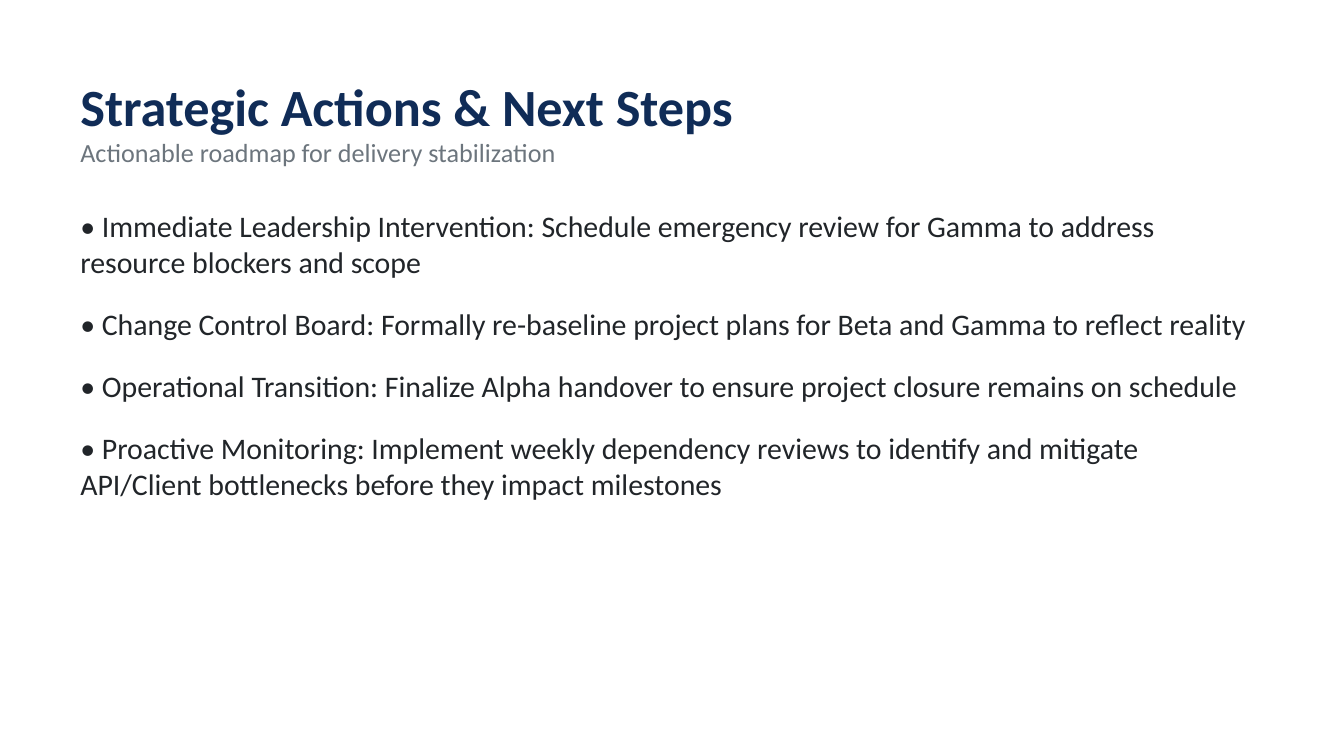
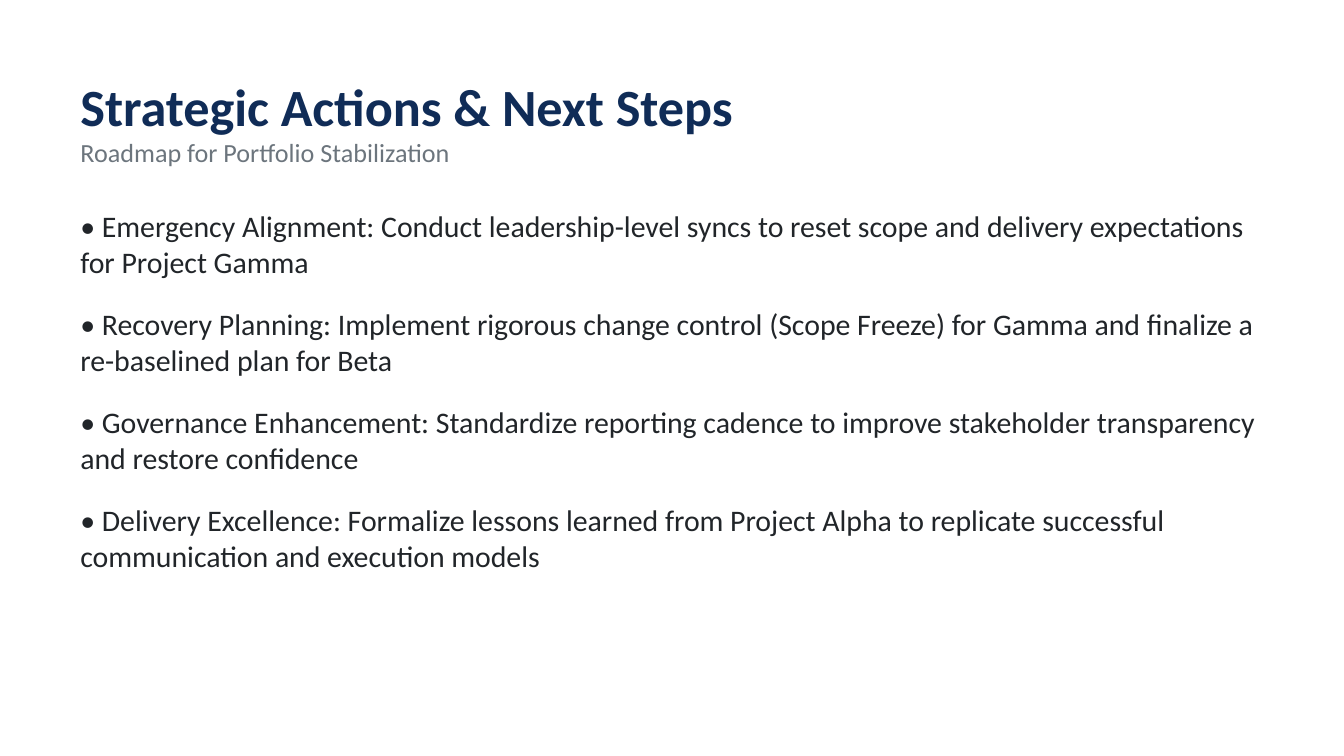
Before and after one commit to Faiz1314/project-health-agent1, a slide deck: slide 6 of outputs/Monthly_Executive_Report.pptx. Drawn at 1344x756 pixels with LibreOffice and Linux fonts; fonts in the diff are those of the drawing. Boxes give left, top, right and bottom in pixels: in the first picture for what was removed or moved away, otherwise in the second. Text is boxed around its words. In the diff, an @@ line names an element or a change of style, - is before the commit and + after.

Commit message:
feat: add Team Velocity and Stakeholder Sentiment as 5th and 6th health indicators
- New src/detr/sentiment.py: AI-powered NLP sentiment analysis via Gemini
- New src/detr/velocity.py: Task throughput scoring with team size adjustment
- Updated weights: schedule 20%, budget 20%, milestone 15%, blockers 20%, sentiment 15%, velocity 10%
- Updated all sample data files with stakeholderFeedback and velocity fields
- Updated RAG_Methodology.md to document all 6 indicators
- Fixed JSON parser in generate_presentation.py for robustness
- Regenerated all batch outputs and monthly presentation

```diff
--- a/outputs/Monthly_Executive_Report.pptx
+++ b/outputs/Monthly_Executive_Report.pptx
@@ text at <box>80,144,449,166</box>: text changed @@
-Actionable roadmap for delivery stabilization
+Roadmap for Portfolio Stabilization
@@ text at <box>80,216,1255,568</box>: text changed @@
-• Immediate Leadership Intervention: Schedule emergency review for Gamma to address resource blockers and scope
-• Change Control Board: Formally re-baseline project plans for Beta and Gamma to reflect reality
-• Operational Transition: Finalize Alpha handover to ensure project closure remains on schedule
-• Proactive Monitoring: Implement weekly dependency reviews to identify and mitigate API/Client bottlenecks before they impact milestones
+• Emergency Alignment: Conduct leadership-level syncs to reset scope and delivery expectations for Project Gamma
+• Recovery Planning: Implement rigorous change control (Scope Freeze) for Gamma and finalize a re-baselined plan for Beta
+• Governance Enhancement: Standardize reporting cadence to improve stakeholder transparency and restore confidence
+• Delivery Excellence: Formalize lessons learned from Project Alpha to replicate successful communication and execution models
```
Also in this commit, not shown: 5 other slides changed, 16 other files.
